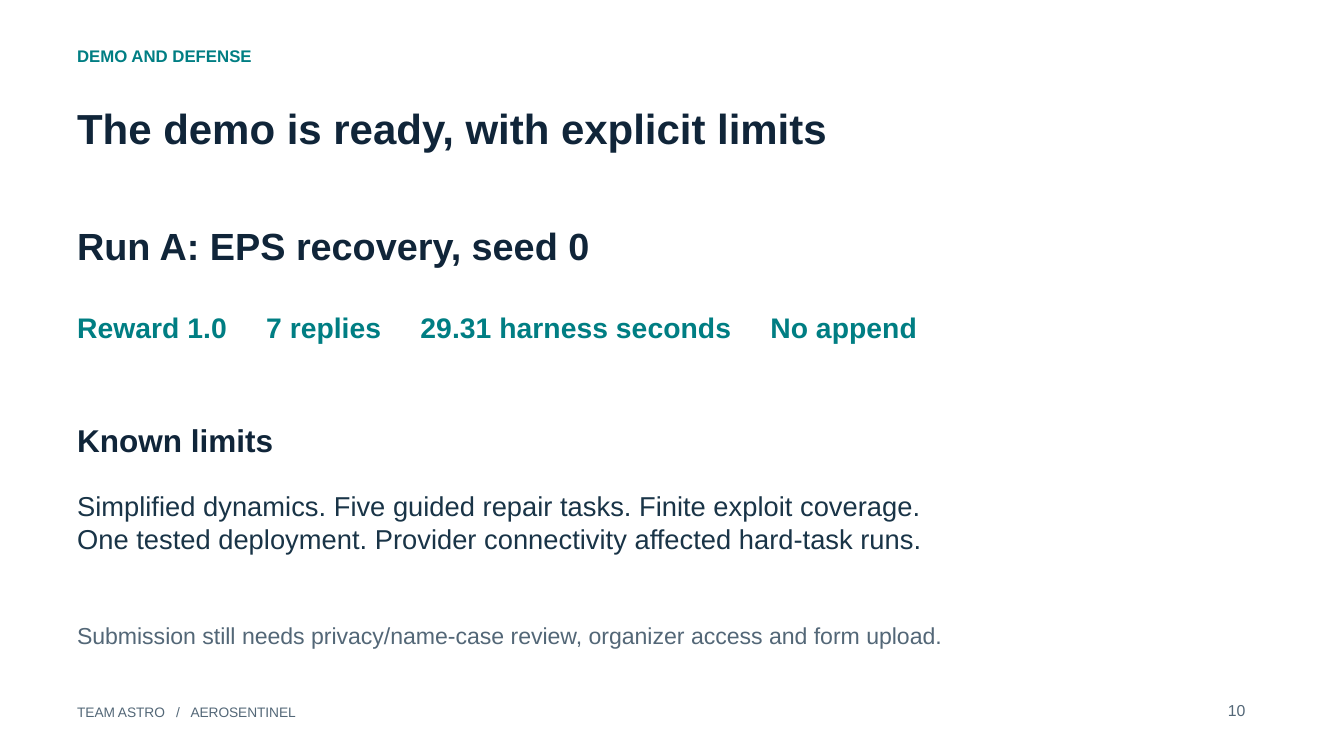
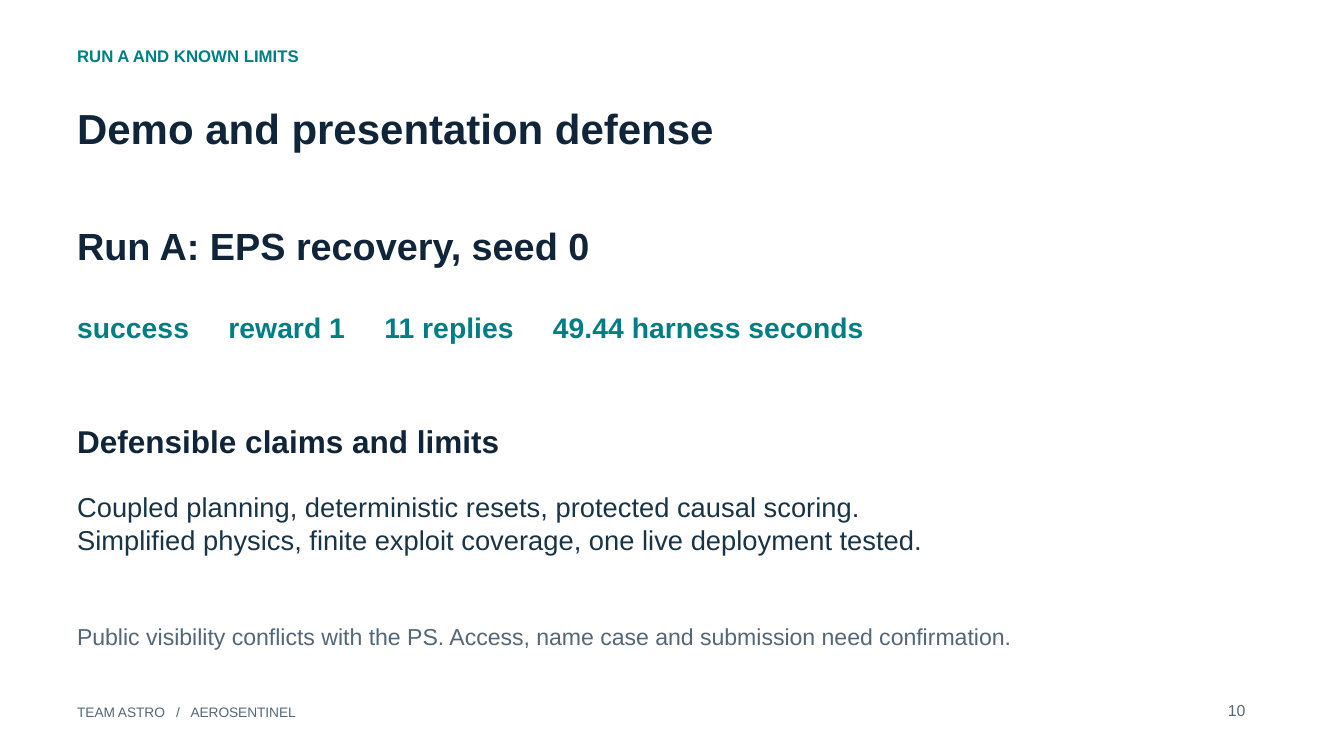
Before and after one commit to devesh3001/ASTRO, a slide deck: slide 10 of submission_bundle/defense-deck.pptx. Drawn at 1344x756 pixels with LibreOffice and Linux fonts; fonts in the diff are those of the drawing. Boxes give left, top, right and bottom in pixels: in the first picture for what was removed or moved away, otherwise in the second. Text is boxed around its words. In the diff, an @@ line names an element or a change of style, - is before the commit and + after.

Commit message:
Strengthen mission planning, verification and submission evidence

```diff
--- a/submission_bundle/defense-deck.pptx
+++ b/submission_bundle/defense-deck.pptx
@@ text at (77,50,299,62): text changed @@
-DEMO AND DEFENSE
+RUN A AND KNOWN LIMITS
@@ text at (77,113,714,153): text changed @@
-The demo is ready, with explicit limits
+Demo and presentation defense
@@ text at (77,317,863,344): text changed @@
-Reward 1.0 7 replies 29.31 harness seconds No append
+success reward 1 11 replies 49.44 harness seconds
@@ text at (77,430,499,454): text changed @@
-Known limits
+Defensible claims and limits
@@ text at (77,497,922,554): text changed @@
-Simplified dynamics. Five guided repair tasks. Finite exploit coverage.
-One tested deployment. Provider connectivity affected hard-task runs.
+Coupled planning, deterministic resets, protected causal scoring.
+Simplified physics, finite exploit coverage, one live deployment tested.
@@ text at (77,628,1011,650): text changed @@
-Submission still needs privacy/name-case review, organizer access and form upload.
+Public visibility conflicts with the PS. Access, name case and submission need confirmation.
```
Also in this commit, not shown: 6 other slides changed, 1 slide added, 1 slide removed, 29 other files.
